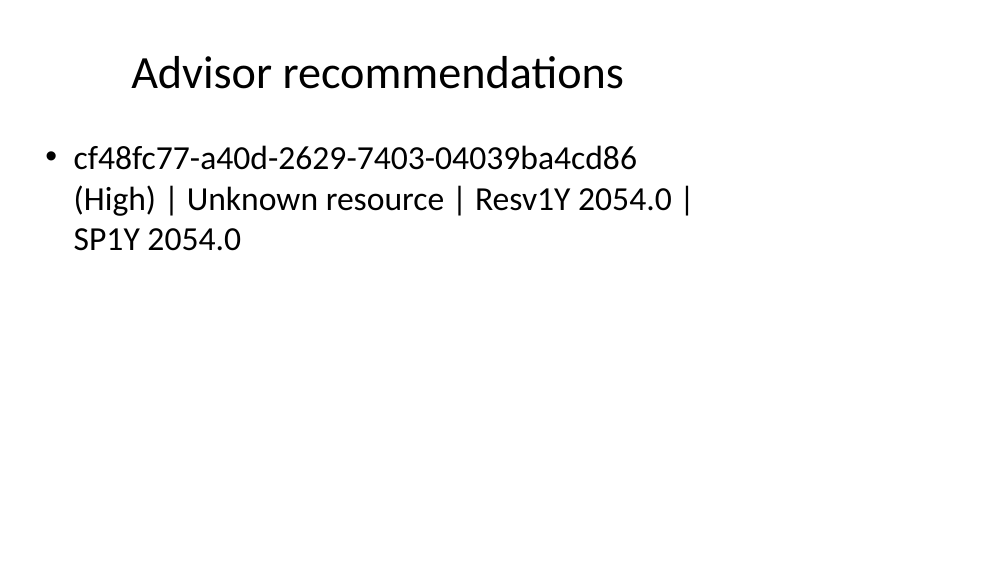
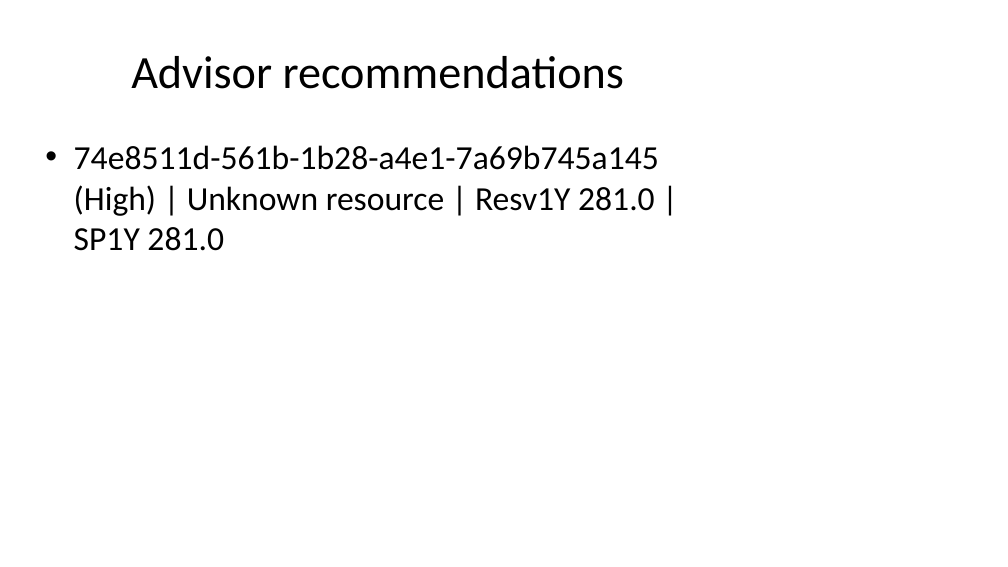
Before and after one commit to jwgmpi-wolff/AppsandScripts, a slide deck: slide 3 of finops-agent/artifacts/finops_summary.pptx. Drawn at 1008x567 pixels with LibreOffice and Linux fonts; fonts in the diff are those of the drawing. Boxes give left, top, right and bottom in pixels: in the first picture for what was removed or moved away, otherwise in the second. Text is boxed around its words. In the diff, an @@ line names an element or a change of style, - is before the commit and + after.

```diff
--- a/finops-agent/artifacts/finops_summary.pptx
+++ b/finops-agent/artifacts/finops_summary.pptx
@@ text at <box>74,145,659,251</box>: text changed @@
-• cf48fc77-a40d-2629-7403-04039ba4cd86 (High) | Unknown resource | Resv1Y 2054.0 | SP1Y 2054.0
+• 74e8511d-561b-1b28-a4e1-7a69b745a145 (High) | Unknown resource | Resv1Y 281.0 | SP1Y 281.0
```
Also in this commit, not shown: 1 other slide changed, 1 slide added, 1 slide removed, 8 other files.
